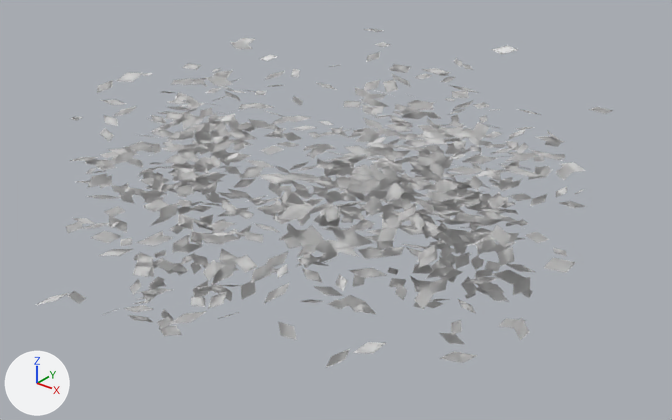
One commit to the OBJ model assets/tts/ancients-r22/leaves-0.obj: the scene before it, then after it.
Both versions are drawn from a camera (50 mm lens) standing at (6.5, -7.95, 8.31) and looking at (0.31, -0.21, 3.51). Every picture has the same lights, and +X, +Y and +Z are marked at lower left. The first picture is the older version. Where no turn or scale is listed for an object, it has been applied to the vertices.

The scene before the commit, as lines of its bpy script (objects in view):
```python
me_leaves_0 = bpy.data.meshes.new('leaves-0')
me_leaves_0.from_pydata(...)  # 3800 vertices, 3800 faces; spans x -3.28..3.17, y -3.07..2.92, z 2.15..5.37
ob_leaves_0 = bpy.data.objects.new('leaves-0', me_leaves_0)
ob_leaves_0.location = (0.0, 0.0, 0.0)
```
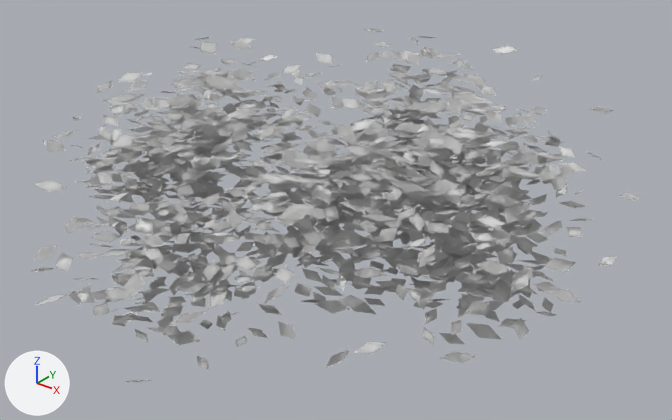
Where the change shows, as pixel boxes [x1, y1, x2, y2] in the pictures (672 x 420 px):
```json
{"object": "leaves-0", "change": "reshaped", "before": [36, 28, 612, 367], "after": [32, 28, 641, 382]}
{"part": 1, "of": "me_leaves_0", "change": "added", "after": [32, 36, 641, 382]}
```

Scene script edits in JSON lines:
```json
{"block": "me_leaves_0", "where": "# used by ob_leaves_0; location = (0.0, 0.0, 0.0)"}
{"op": "remove", "block": "me_leaves_0", "code": "me_leaves_0.from_pydata(...)  # 3800 vertices, 3800 faces; spans x -3.28..3.17, y -3.07..2.92, z 2.15..5.37"}
{"op": "add", "block": "me_leaves_0", "code": "me_leaves_0.from_pydata(...)  # 9600 vertices, 9600 faces; spans x -3.28..3.39, y -3.46..2.92, z 2.11..5.37"}
{"block": "me_leaves_0", "change": "me_leaves_0 part 1: 5796 vertices added at x -3.23..3.39, y -3.46..2.79, z 2.11..5.32"}
{"block": "me_leaves_0", "change": "other edits to the shape of me_leaves_0 do not show in these pictures"}
```
